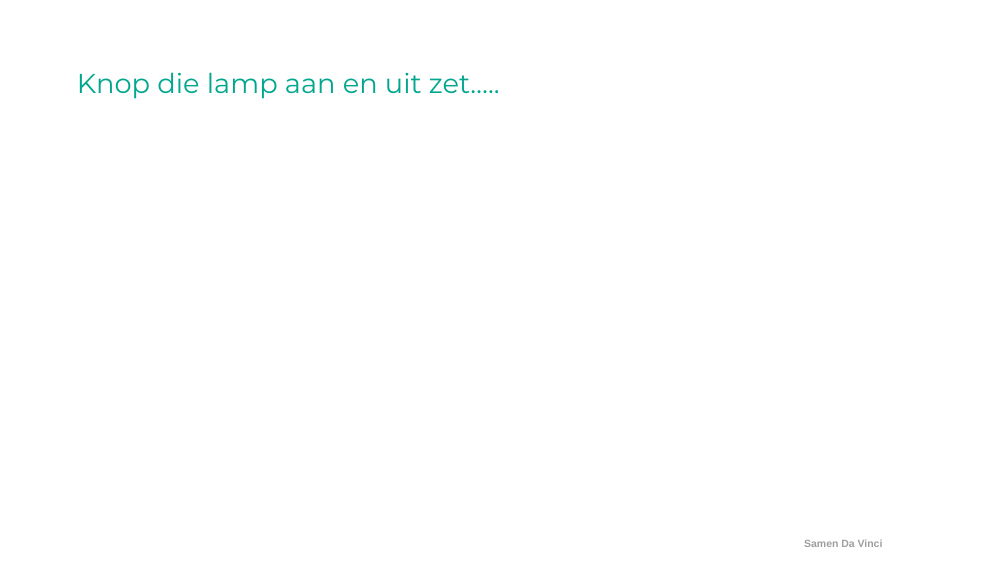
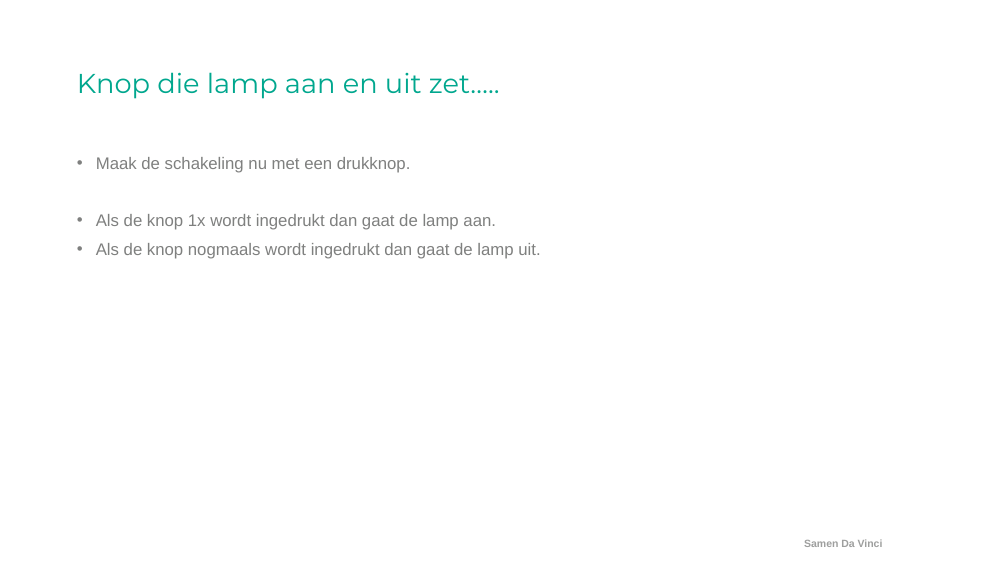
Before and after one commit to ArjanKam/Onderwijs, a slide deck: slide 10 of L01P02 - Smart Technology - Tinkercad - Arduino/L01P02 - LES 08 - PIR/L01P02 - Week 08 - PIR_KNOP_LED.pptx (slide 7 before the commit). Drawn at 1008x567 pixels with LibreOffice and Linux fonts; fonts in the diff are those of the drawing; background and template pictures are left out. Boxes give left, top, right and bottom in pixels: in the first picture for what was removed or moved away, otherwise in the second. Text is boxed around its words. In the diff, an @@ line names an element or a change of style, - is before the commit and + after.

```diff
--- a/L01P02 - Smart Technology - Tinkercad - Arduino/L01P02 - LES 08 - PIR/L01P02 - Week 08 - PIR_KNOP_LED.pptx
+++ b/L01P02 - Smart Technology - Tinkercad - Arduino/L01P02 - LES 08 - PIR/L01P02 - Week 08 - PIR_KNOP_LED.pptx
@@ text added at box(96, 157, 540, 259), 16 pt, text #7F807F @@
+• Maak de schakeling nu met een drukknop.
+• Als de knop 1x wordt ingedrukt dan gaat de lamp aan.
+• Als de knop nogmaals wordt ingedrukt dan gaat de lamp uit.
```
Also in this commit, not shown: 3 slides added.
